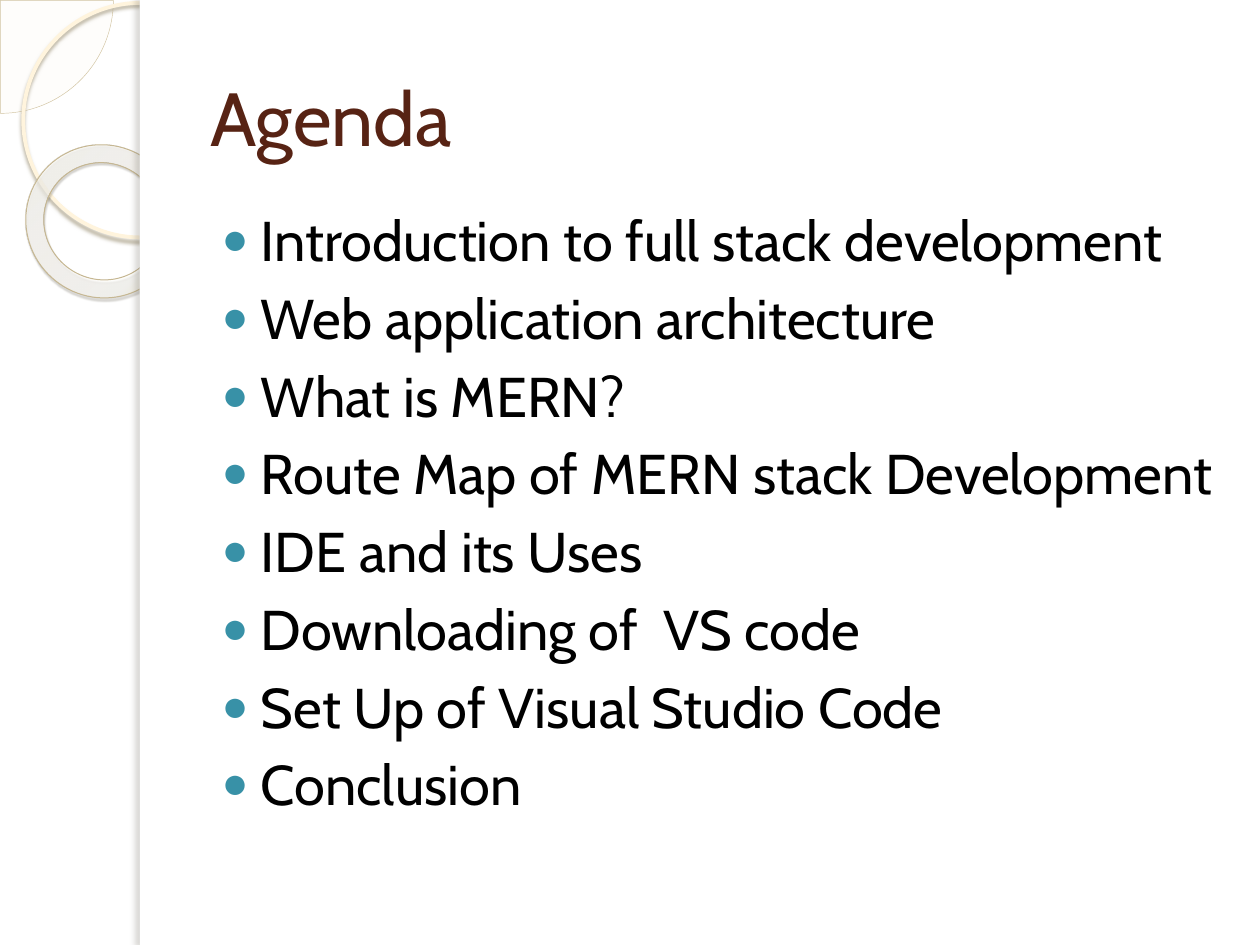
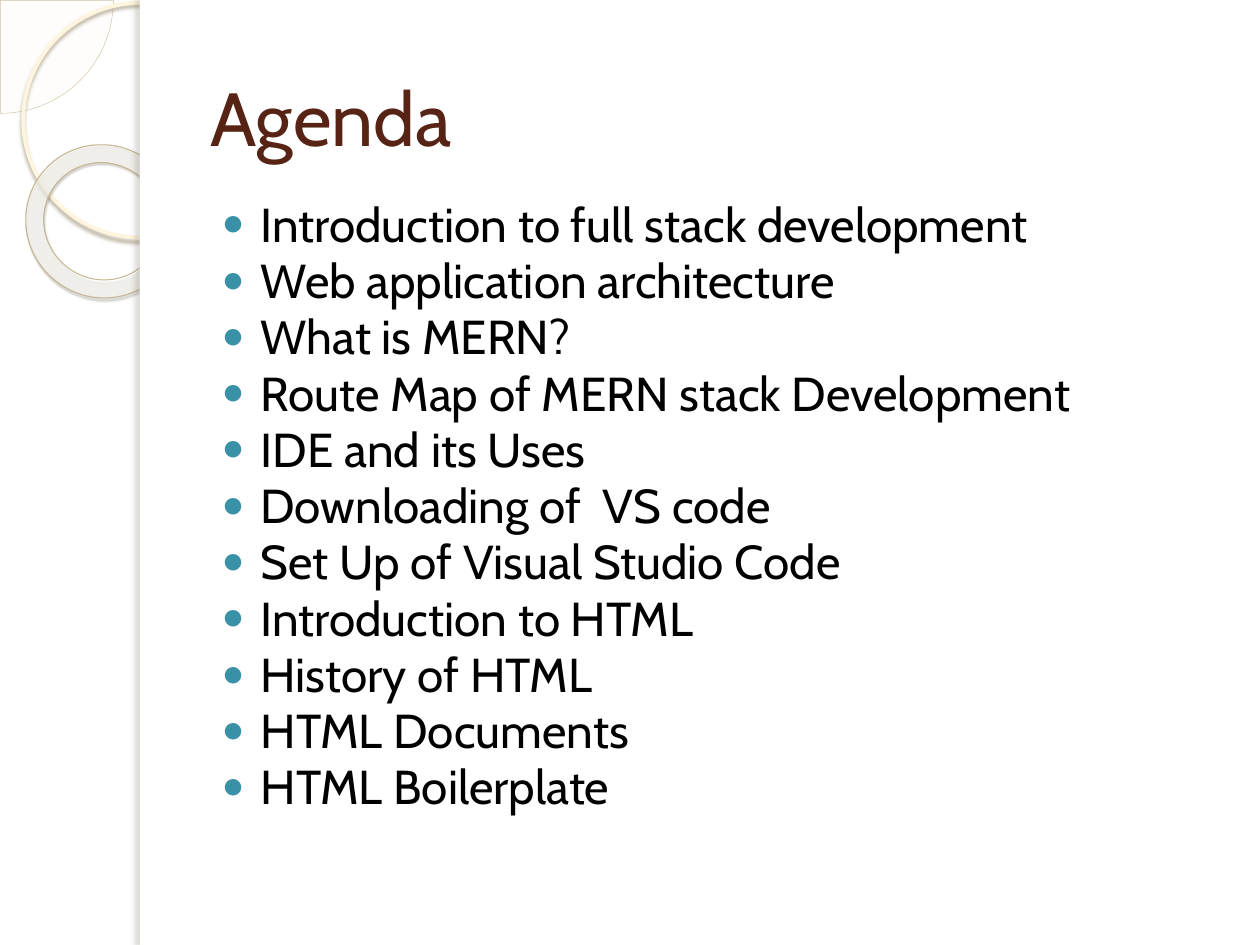
Before and after one commit to deepthimedisetty23/entri-notes, a slide deck: slide 2 of Session wise ppts and notes/session-1.pptx. Drawn at 1260x945 pixels with LibreOffice and Linux fonts; fonts in the diff are those of the drawing; background and template pictures are left out. Boxes give left, top, right and bottom in pixels: in the first picture for what was removed or moved away, otherwise in the second. Text is boxed around its words. In the diff, an @@ line names an element or a change of style, - is before the commit and + after.

```diff
--- a/Session wise ppts and notes/session-1.pptx
+++ b/Session wise ppts and notes/session-1.pptx
@@ text at [261, 206, 1070, 591]: size 32 to 27.2 pt in "Introduction to full stack development", "Web application architecture", "What is MERN?", "Route Map of MERN stack Development" and 3 more places; line spacing 1 to 0.8 @@
@@ text at [261, 600, 693, 816]: text changed; size 32 to 27.2 pt @@
-● Conclusion
+● Introduction to HTML
+● History of HTML
+● HTML Documents
+● HTML Boilerplate
```
Also in this commit, not shown: 5 slides added, 1 slide removed, 5 other files.
